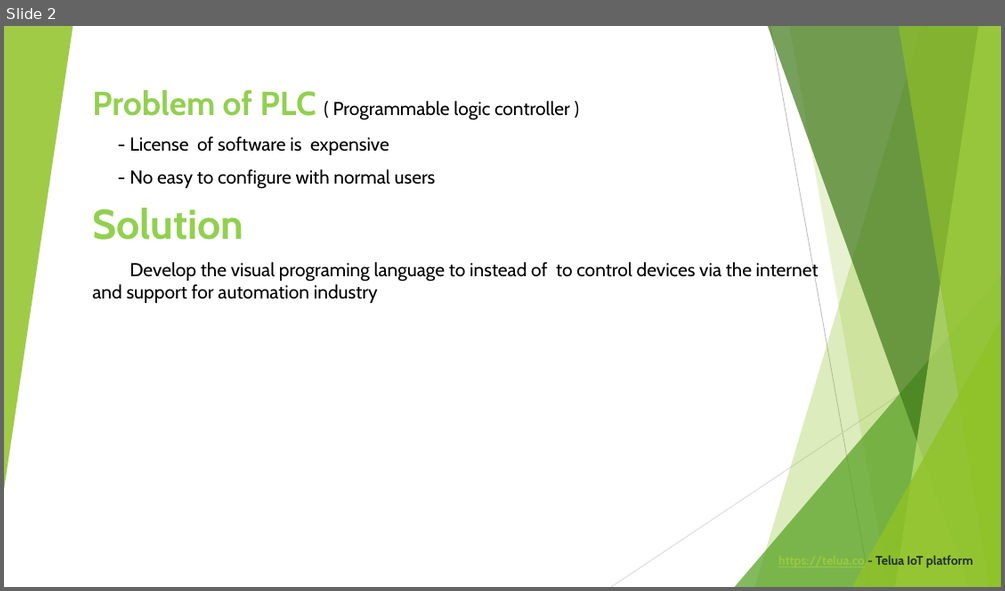
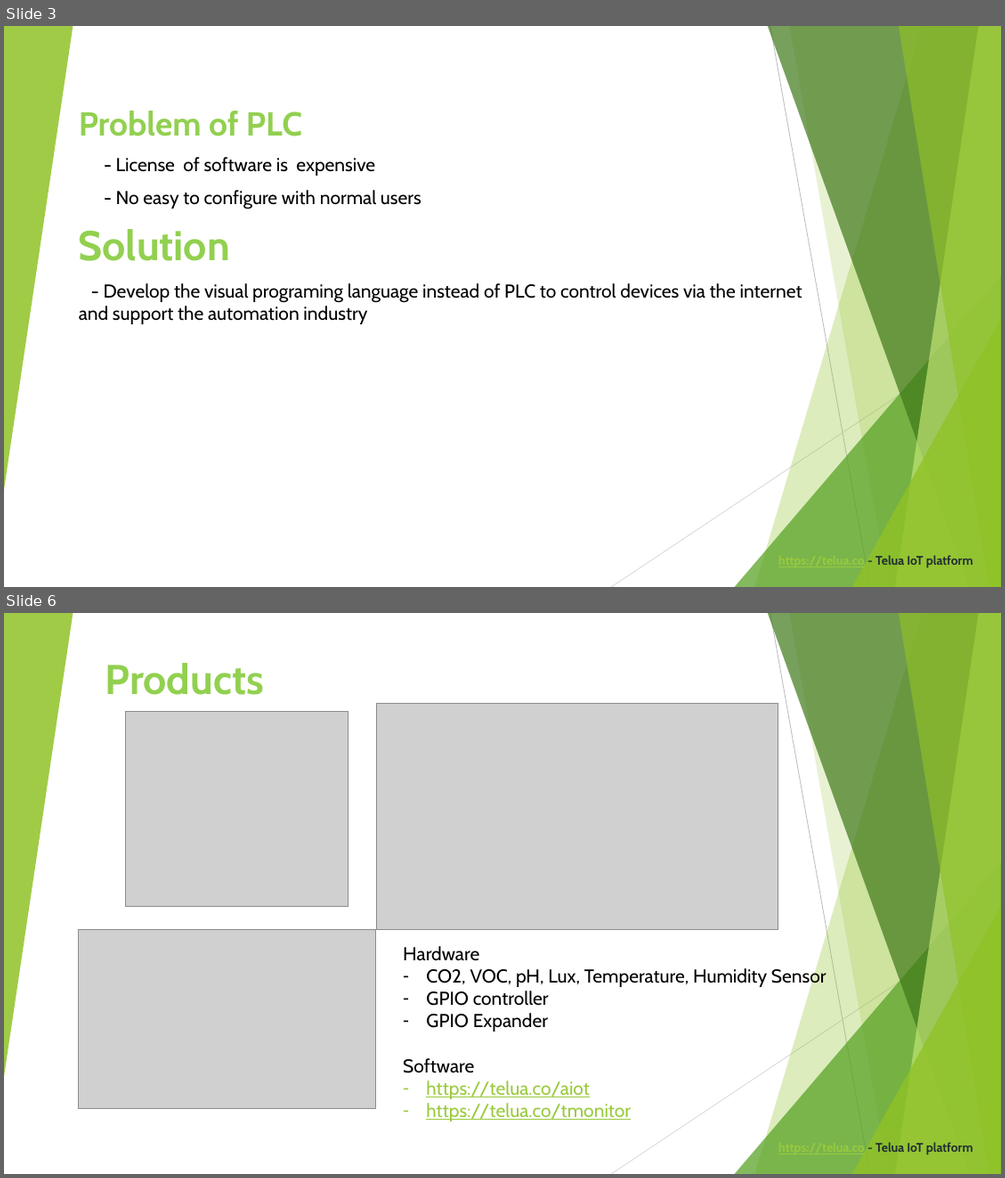
Before and after one commit to letrthong/telua_esp32_sensor, a slide deck: esp32_hardware/Telua_Pitch_Deck.pptx. Shown one above the other, each under a label of ours: slide 2 before the commit, slides 3 and 6 after it; the slides between them are not shown. The pictures are 1005x591 and 1005x1178 pixels, drawn with LibreOffice and Linux fonts; fonts in the diff are those of the drawing; grey boxes stand for pictures. Boxes give left, top, right and bottom in pixels: in the first picture for what was removed or moved away, otherwise in the second. Text is boxed around its words. In the diff, an @@ line names an element or a change of style, - is before the commit and + after.

```diff
--- a/esp32_hardware/Telua_Pitch_Deck.pptx
+++ b/esp32_hardware/Telua_Pitch_Deck.pptx
@@ slide 6 added at box(4, 613, 1001, 1174), background #FFFFFF; not listed: 10 template elements that a slide beside it also shows @@
@@ title added at box(105, 663, 264, 695), 40 pt, text #92D050, bold @@
+Products
@@ picture added at box(125, 712, 348, 907) @@
@@ picture added at box(376, 703, 778, 929) @@
@@ picture added at box(79, 929, 376, 1108) @@
@@ text added at box(403, 946, 826, 1121), 18 pt, text #000000 @@
+Hardware
+– CO2, VOC, pH, Lux, Temperature, Humidity Sensor
+– GPIO controller
+– GPIO Expander
+Software
+– https://telua.co/aiot
+– https://telua.co/tmonitor
@@ text added at box(426, 1080, 973, 1155), 12 pt, text #212D32, bold @@
+https://telua.co - Telua IoT platform
@@ what was slide 2 is now slide 3 @@
@@ slide 3 changed as well @@
@@ subtitle "Problem of PLC": place and size @@
-subtitle "Problem of PLC" at box(92, 90, 818, 303)
+subtitle "Problem of PLC" at box(79, 111, 802, 324)
@@ subtitle at box(79, 111, 302, 136): text changed; size 18 to 32 pt; text colour #000000 to #92D050; bold on @@
-Problem of PLC ( Programmable logic controller )
+Problem of PLC
@@ subtitle at box(79, 283, 802, 324): text changed @@
-Develop the visual programing language to instead of to control devices via the internet and support for automation industry
+- Develop the visual programing language instead of PLC to control devices via the internet and support the automation industry
```
Also in this commit, not shown: 7 other slides changed, 1 slide removed, 1 other file.
